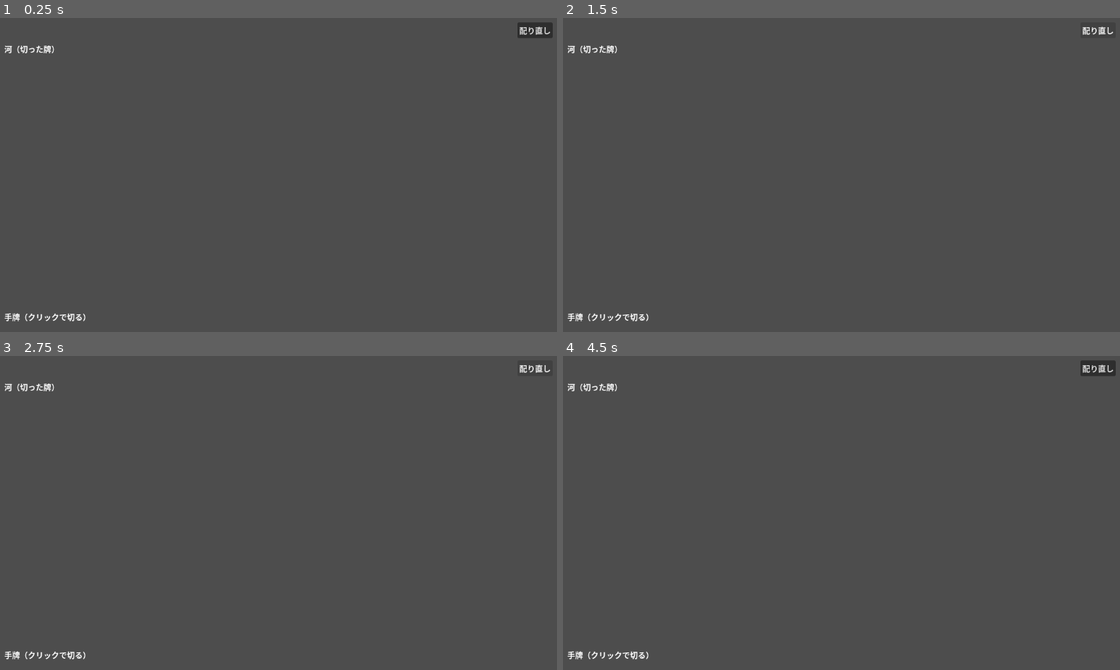
Above: before the commit, frames 1-4 (two rows, left to right).
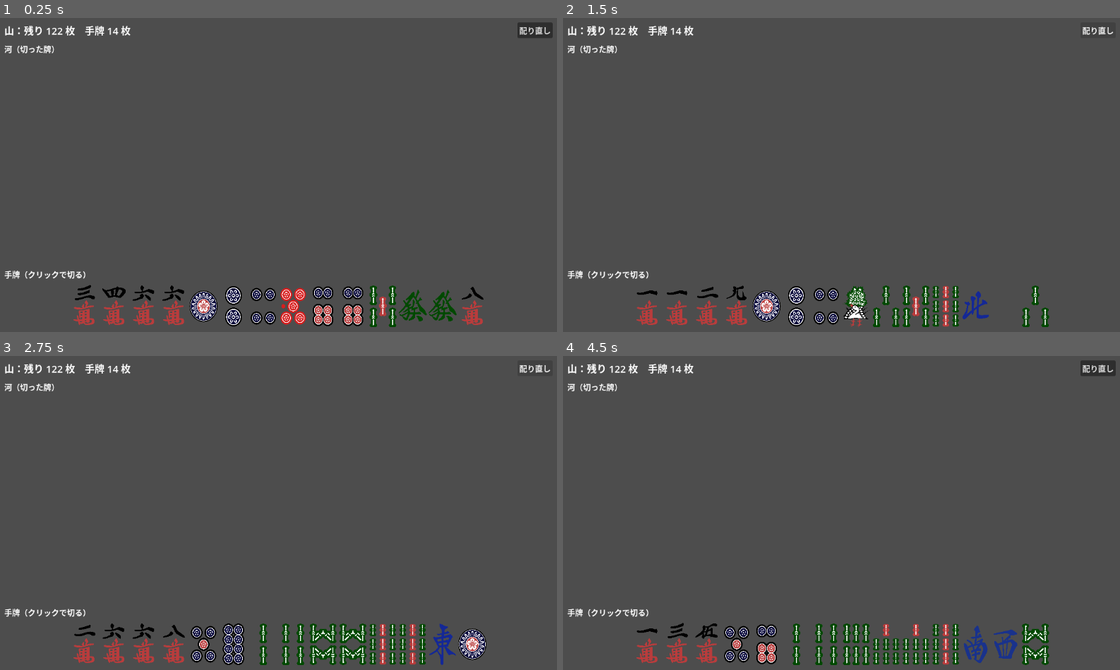
Above: after the commit, the same moments.

Repository: crescentcat414-alt/mahjong-game
Game: Godot game, scene res://main.tscn
Same seed, same stepped clock (60 frames per second), same inputs: the game is played once before the commit and once after it.
Inputs (mouse positions are in pixels of both pictures, inside the frame that each line leads up to):
- Up to frame 1 (0.25 s): no input
- Up to frame 2 (1.5 s): click "配り直し" at 0.5 s; click "配り直し" at 1.25 s
- Up to frame 3 (2.75 s): click "配り直し" at 2 s
- Up to frame 4 (4.5 s): tap Enter at 2.75, 4.25 s; move the mouse to (964, 497) at 2.77 s; click (964, 497) at 2.92 s; tap Space at 3.5 s; move the mouse to (730, 528) at 3.52 s; click (730, 528) at 3.67 s; move the mouse to (897, 443) at 4.27 s; click (897, 443) at 4.42 s

The runs differ from the first frame. In frame 1, 4.4% of the frame differs, in the area x 0-87%, y 2-99%; in frame 2, 3.9%; in frame 3, 4.7%, in the area x 0-88%, y 2-99%; in frame 4, 4.4%.
Error before the commit: Invalid assignment of property or key 'expand_mode' with value of type 'int' on a base object of type 'TextureButton'. (res://main.gd:162)

Commit message:
Fix hand tile size: use TextureRect + gui_input (TextureButton has no expand_mode in Godot 4.7)

Diff:
--- a/main.gd
+++ b/main.gd
@@ -142,6 +142,11 @@
 	_refresh()
 
 
+func _on_hand_gui_input(event: InputEvent, idx: int) -> void:
+	if event is InputEventMouseButton and event.pressed and event.button_index == MOUSE_BUTTON_LEFT:
+		_on_hand_pressed(idx)
+
+
 func _on_hand_pressed(index: int) -> void:
 	if index < 0 or index >= hand.size():
 		return
@@ -156,12 +161,13 @@
 		hand_box.remove_child(c)
 		c.queue_free()
 	for i in hand.size():
-		var b := TextureButton.new()
-		b.texture_normal = textures[hand[i]]
+		var b := TextureRect.new()
+		b.texture = textures[hand[i]]
 		b.custom_minimum_size = HAND_TILE_SIZE
-		b.expand_mode = 1 # EXPAND_IGNORE_SIZE (TextureButton has no named constant for this in Godot 4.7)
-		b.stretch_mode = TextureButton.STRETCH_SCALE
-		b.pressed.connect(_on_hand_pressed.bind(i))
+		b.expand_mode = TextureRect.EXPAND_IGNORE_SIZE
+		b.stretch_mode = TextureRect.STRETCH_SCALE
+		b.mouse_filter = Control.MOUSE_FILTER_STOP
+		b.gui_input.connect(_on_hand_gui_input.bind(i))
 		hand_box.add_child(b)
 
 	for c in river_grid.get_children():
